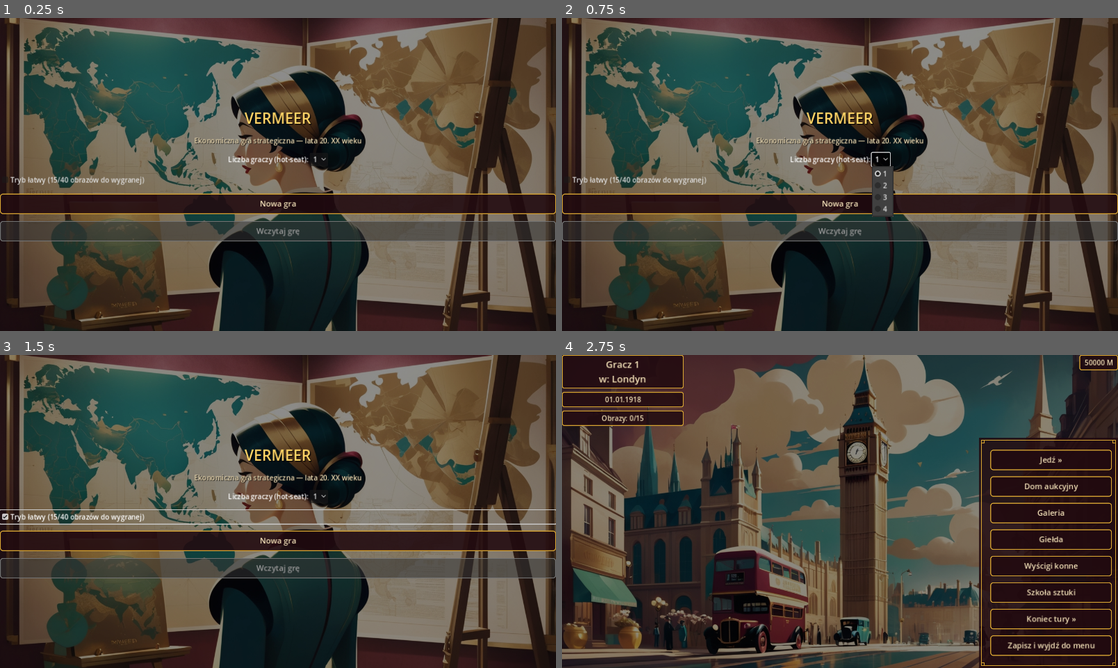
Above: before the commit, frames 1-4 (two rows, left to right).
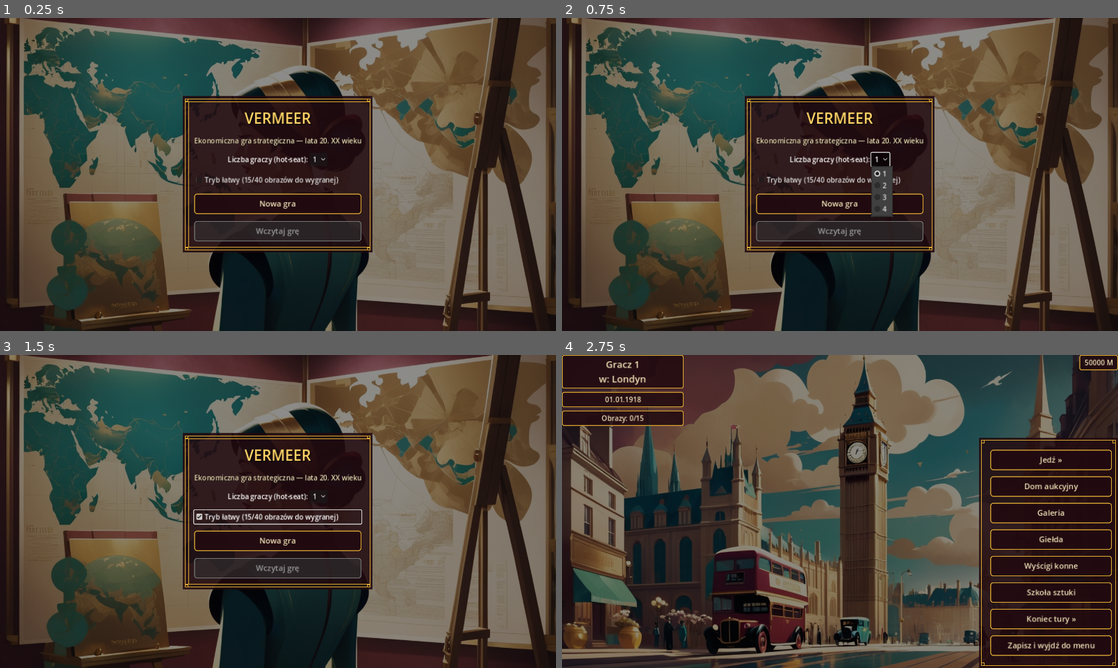
Above: after the commit, the same moments.

Repository: cinekm20/the-forger-retro-tycoon
Game: Godot game, scene res://scenes/main_menu/MainMenu.tscn
Two runs of this game, one before a commit and one after it. Both use one fixed random seed, a clock stepped at 60 frames per second and the inputs below.
Inputs:
- Up to frame 1 (0.25 s): no input
- Up to frame 2 (0.75 s): click "1" at 0.5 s
- Up to frame 3 (1.5 s): click "Tryb łatwy (15/40 obrazów do …" at 1.25 s
- Up to frame 4 (2.75 s): click "Nowa gra" at 2 s

The runs differ from the first frame. In frame 1, 18% of the frame differs, in the area x 0-100%, y 24-75%; in frame 2, 18%; in frame 3, 18%; in frame 4, nothing differs.

Commit message:
Dodaj ozdobną ramkę do wszystkich ekranów placeholderowych (make_root)
make_root() domyślnie wyśrodkowuje treść w tej samej ramce Art Deco co
Hub.gd/TravelMap.gd (MenuFrame), zamiast renderować tekst/przyciski
bezpośrednio na tle bez żadnej oprawy. Dotyczy automatycznie wszystkich
8 ekranów korzystających z make_root(self): Galerii, Domu aukcyjnego,
Szkoły sztuki, Plantacji, Giełdy, Wyścigów, Ending i MainMenu — bez
zmian w tych plikach, bo parametr use_menu_frame domyślnie = true.

CenterContainer + PanelContainer liczy rozmiar ramki automatycznie z
zawartości (ten sam trik co w make_root_bottom), więc różne ekrany
(krótki komunikat vs. rozbudowana lista wierszy) dostają dopasowany
rozmiar bez ręcznego liczenia.

Diff:
--- a/game/scripts/ui/screen_helpers.gd
+++ b/game/scripts/ui/screen_helpers.gd
@@ -30,23 +30,64 @@
 	return {"background": bg, "overlay": overlay}
 
 
+const MenuFrameScript := preload("res://scripts/ui/MenuFrame.gd")
+const SIDE_PANEL_WIDTH := 320.0
+## Odstęp treści od narysowanej krawędzi MenuFrame — patrz make_root_side.
+const CONTENT_INSET_WITH_FRAME := 26.0
+
 ## mouse_filter = IGNORE na kontenerze jest ważne: bez tego niewidzialne tło
 ## pełnoekranowego VBoxContainer przechwytuje kliknięcia na CAŁYM ekranie
 ## (nawet w miejscach bez żadnego widocznego elementu UI), blokując np.
 ## pinezki mapy leżące pod spodem. Same przyciski/etykiety w środku mają
 ## własny filtr i nadal reagują na dotyk normalnie.
-static func make_root(parent: Control) -> VBoxContainer:
+##
+## use_menu_frame=true (domyślne) wyśrodkowuje treść w tej samej ozdobnej
+## ramce co Hub.gd/TravelMap.gd (MenuFrame) — dla spójności wizualnej na
+## WSZYSTKICH ekranach placeholderowych (Galeria, Dom aukcyjny, Szkoła
+## sztuki, Plantacje, Giełda, Wyścigi, Ending, MainMenu), nie tylko w menu
+## nawigacyjnym Huba. CenterContainer sam wylicza rozmiar potrzebny na
+## treść (PanelContainer wewnątrz bierze maksimum z rozmiarów swoich dzieci,
+## patrz make_root_bottom) i centruje go na całym ekranie — różne ekrany
+## mają różną ilość treści, więc ramka za każdym razem dostaje inny,
+## dopasowany rozmiar bez ręcznego liczenia.
+static func make_root(parent: Control, use_menu_frame: bool = true) -> VBoxContainer:
+	if not use_menu_frame:
+		var plain_root := VBoxContainer.new()
+		plain_root.set_anchors_preset(Control.PRESET_FULL_RECT)
+		plain_root.alignment = BoxContainer.ALIGNMENT_CENTER
+		plain_root.add_theme_constant_override("separation", 16)
+		plain_root.mouse_filter = Control.MOUSE_FILTER_IGNORE
+		parent.add_child(plain_root)
+		return plain_root
+
+	var wrapper := CenterContainer.new()
+	wrapper.set_anchors_preset(Control.PRESET_FULL_RECT)
+	wrapper.mouse_filter = Control.MOUSE_FILTER_IGNORE
+	parent.add_child(wrapper)
+
+	var content := PanelContainer.new()
+	content.mouse_filter = Control.MOUSE_FILTER_IGNORE
+	content.add_theme_stylebox_override("panel", StyleBoxEmpty.new())
+	wrapper.add_child(content)
+
+	var frame: Control = MenuFrameScript.new()
+	content.add_child(frame)
+
+	var margin := MarginContainer.new()
+	margin.mouse_filter = Control.MOUSE_FILTER_IGNORE
+	var m := int(CONTENT_INSET_WITH_FRAME)
+	margin.add_theme_constant_override("margin_left", m)
+	margin.add_theme_constant_override("margin_right", m)
+	margin.add_theme_constant_override("margin_top", m)
+	margin.add_theme_constant_override("margin_bottom", m)
+	content.add_child(margin)
+
 	var root := VBoxContainer.new()
-	root.set_anchors_preset(Control.PRESET_FULL_RECT)
 	root.alignment = BoxContainer.ALIGNMENT_CENTER
 	root.add_theme_constant_override("separation", 16)
 	root.mouse_filter = Control.MOUSE_FILTER_IGNORE
-	parent.add_child(root)
+	margin.add_child(root)
 	return root
-
-
-const SIDE_PANEL_WIDTH := 320.0
-const MenuFrameScript := preload("res://scripts/ui/MenuFrame.gd")
 
 ## Wąski panel przy krawędzi ekranu (stała szerokość, pełna wysokość) z
 ## tłem pod przyciskami — dla ekranów, gdzie reszta ekranu (np. mapa z
@@ -75,9 +116,9 @@
 ## prawej kolumnie ekranu, a ramka jest dodawana do drzewa później, więc
 ## rysuje się na wierzchu). Same przyciski (root) dostają dodatkowo
 ## CONTENT_INSET_WITH_FRAME z każdej strony, żeby nie nachodziły na
-## narysowaną krawędź ramki (MenuFrame.INNER_MARGIN = 13px).
+## narysowaną krawędź ramki (MenuFrame.INNER_MARGIN = 13px). CONTENT_INSET_WITH_FRAME
+## zdefiniowany wyżej, przy make_root().
 const TOP_OFFSET_WITH_FRAME := 190.0
-const CONTENT_INSET_WITH_FRAME := 26.0
 
 static func make_root_side(parent: Control, on_right: bool = true, use_menu_frame: bool = false) -> VBoxContainer:
 	var top_offset := TOP_OFFSET_WITH_FRAME if use_menu_frame else 0.0
